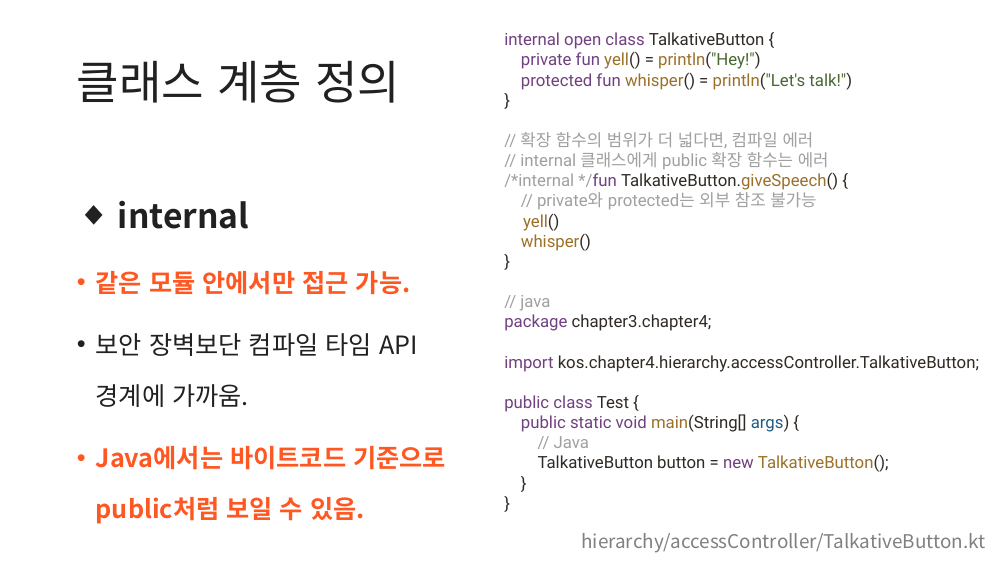
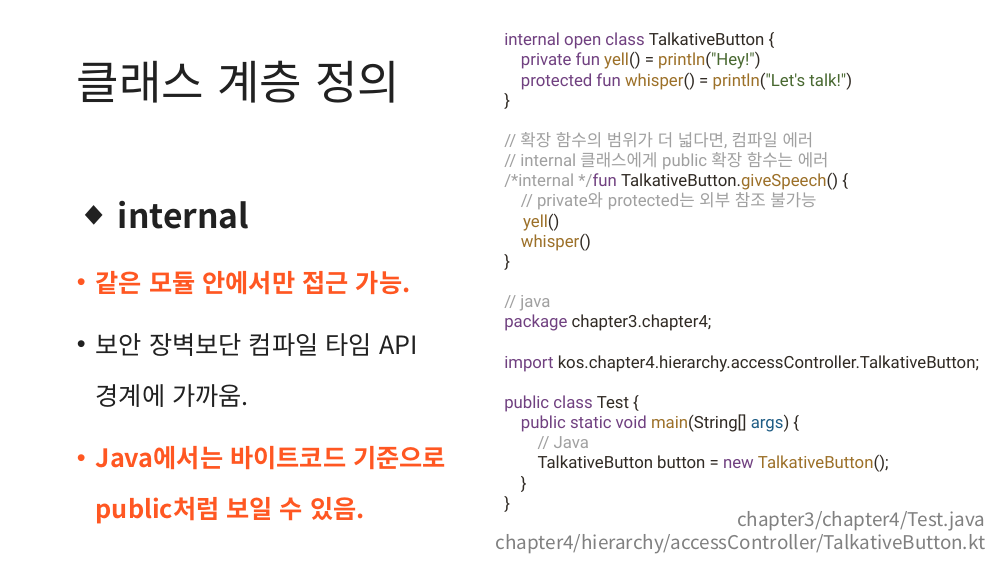
Before and after one commit to kotlin-study-2026/kotlin-study-archive, a slide deck: slide 10 of weak04/src/main/kotlin/chapter4/4장.pptx. Drawn at 1008x567 pixels with LibreOffice and Linux fonts; fonts in the diff are those of the drawing. Boxes give left, top, right and bottom in pixels: in the first picture for what was removed or moved away, otherwise in the second. Text is boxed around its words. In the diff, an @@ line names an element or a change of style, - is before the commit and + after.

```diff
--- a/weak04/src/main/kotlin/chapter4/4장.pptx
+++ b/weak04/src/main/kotlin/chapter4/4장.pptx
@@ text "chapter3/chapter4/Test.java" at (x1=496, y1=511, x2=986, y2=554): vertical alignment top to bottom @@
@@ text at (x1=496, y1=511, x2=986, y2=554): text changed @@
-hierarchy/accessController/TalkativeButton.kt
+chapter3/chapter4/Test.java
+chapter4/hierarchy/accessController/TalkativeButton.kt
```
Also in this commit, not shown: 1 other slide changed, 7 slides added, 1 other file.
